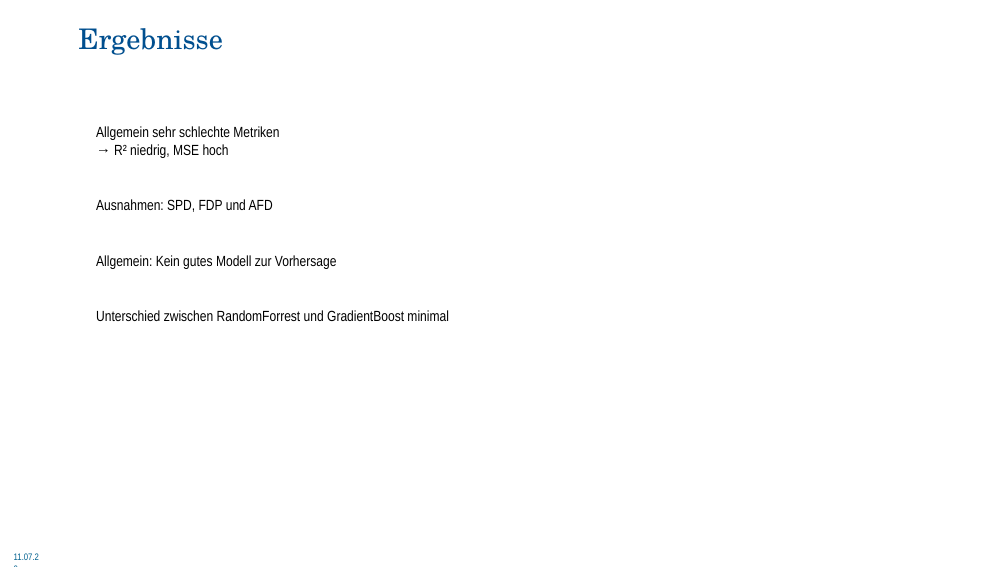
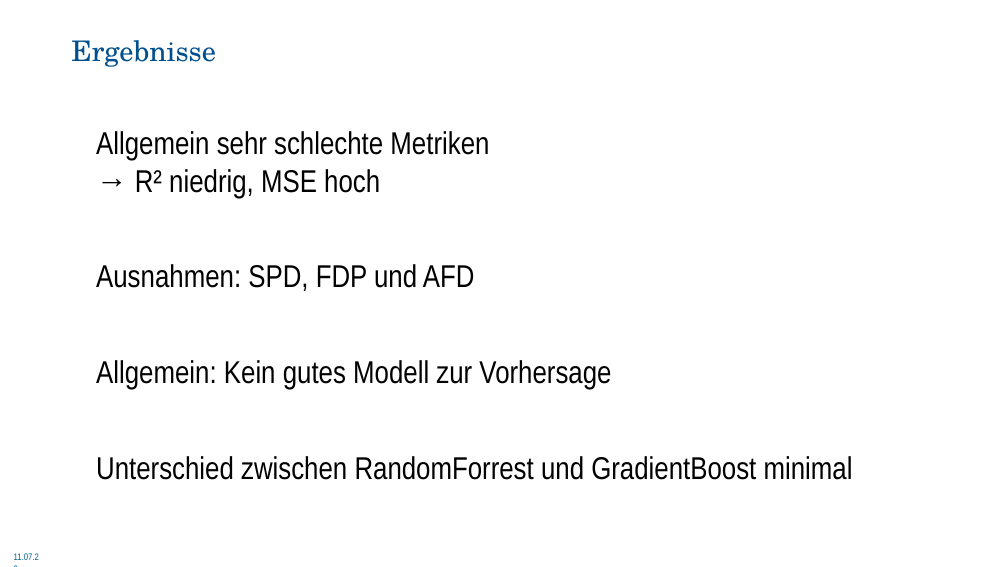
Before and after one commit to 5yntek/DataScienceProject, a slide deck: slide 8 of libreoffice/DataScienceMerge.odp. Drawn at 1008x567 pixels with LibreOffice and Linux fonts; fonts in the diff are those of the drawing; background and template pictures are left out. Boxes give left, top, right and bottom in pixels: in the first picture for what was removed or moved away, otherwise in the second. Text is boxed around its words. In the diff, an @@ line names an element or a change of style, - is before the commit and + after.

```diff
--- a/libreoffice/DataScienceMerge.odp
+++ b/libreoffice/DataScienceMerge.odp
@@ title "Ergebnisse": place and size @@
-title "Ergebnisse" at box(78, 28, 223, 55)
+title "Ergebnisse" at box(71, 40, 216, 67)
@@ text "Allgemein sehr schlechte Metriken → ..." at box(96, 131, 853, 480): size 28 to 60 pt @@
```
Also in this commit, not shown: 6 other slides changed.
